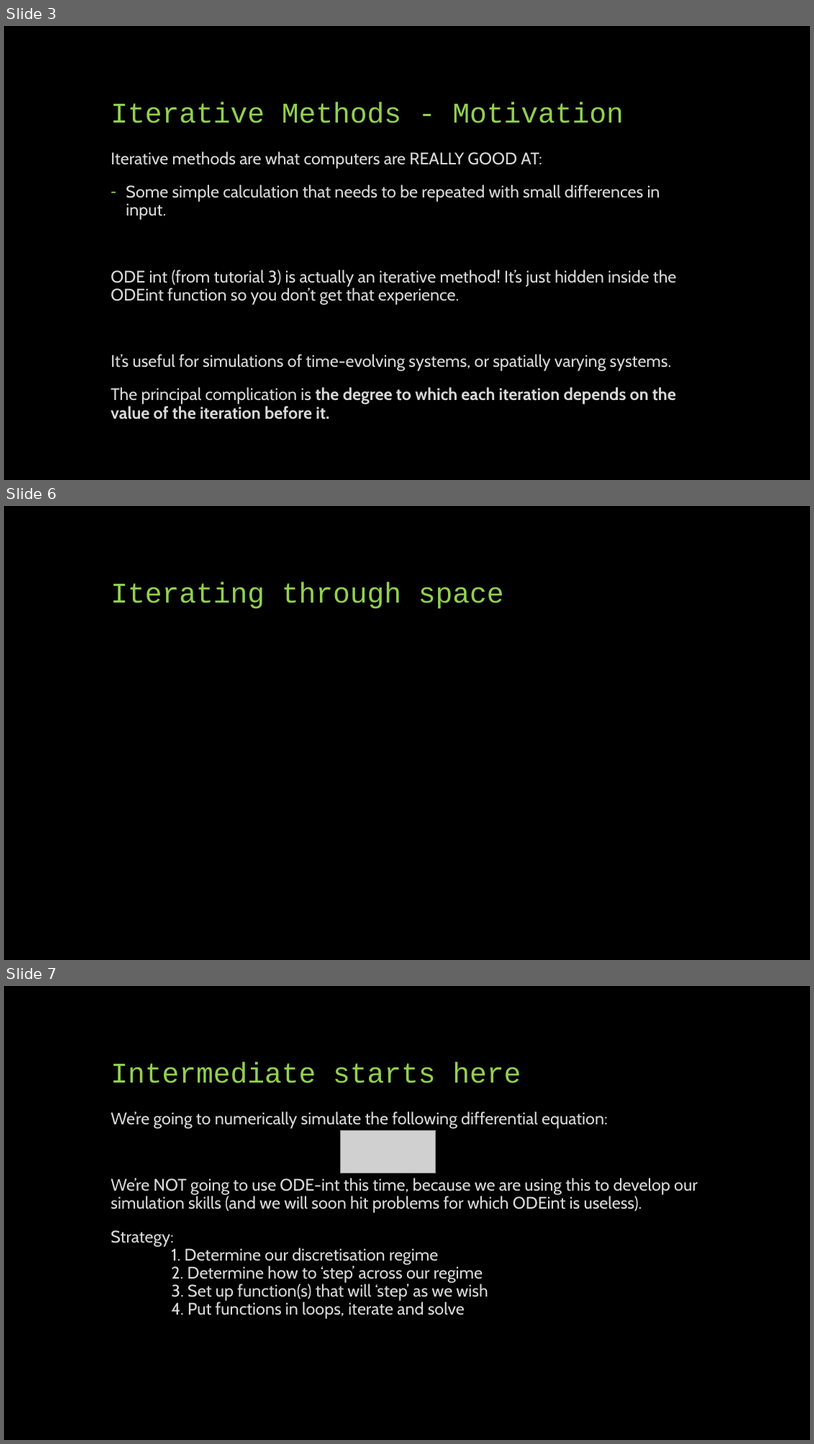
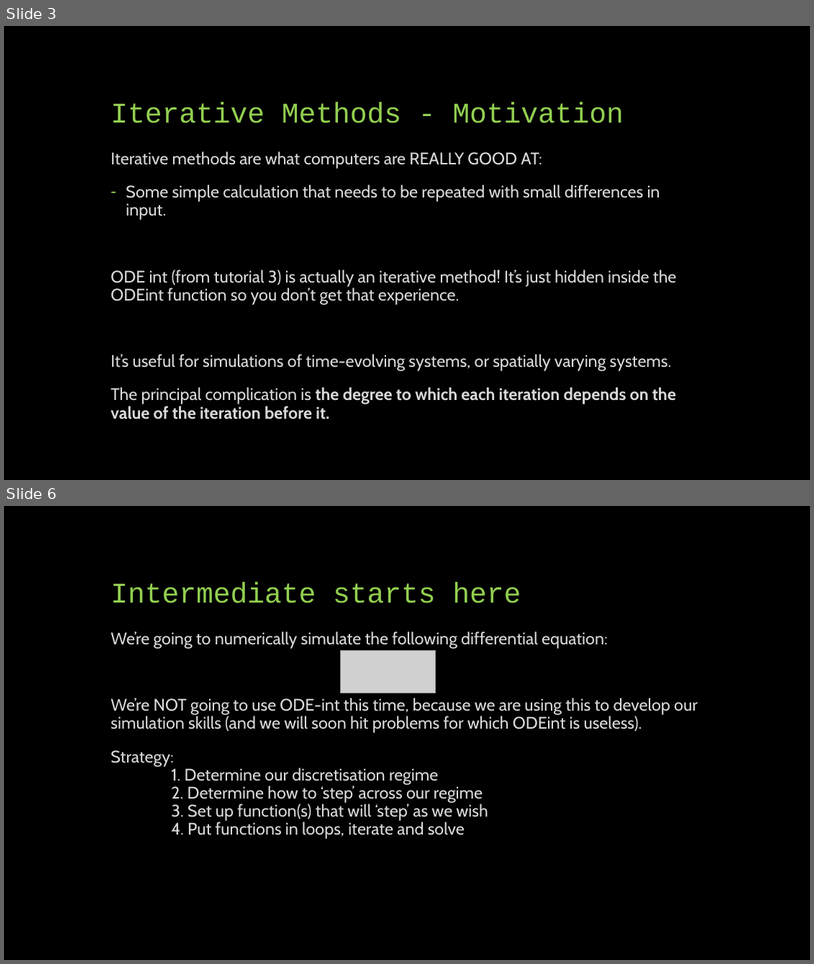
Before and after one commit to phys3112/Tutorials-2020, a slide deck: Tutorial 5 Iterative Methods/Tutorial 5 Presentation.pptx. Shown one above the other, each under a label of ours: slides 3, 6 and 7 before the commit, slides 3 and 6 after it; the slides between them are not shown. The pictures are 814x1444 and 814x964 pixels, drawn with LibreOffice and Linux fonts; fonts in the diff are those of the drawing; grey boxes stand for pictures. Boxes give left, top, right and bottom in pixels: in the first picture for what was removed or moved away, otherwise in the second. Text is boxed around its words. In the diff, an @@ line names an element or a change of style, - is before the commit and + after.

```diff
--- a/Tutorial 5 Iterative Methods/Tutorial 5 Presentation.pptx
+++ b/Tutorial 5 Iterative Methods/Tutorial 5 Presentation.pptx
@@ slide 6 removed at box(4, 506, 810, 960), background #000000 @@
@@ title removed at box(111, 582, 504, 609) @@
-Iterating through space
@@ what was slide 7 is now slide 6 @@
```
Also in this commit, not shown: 2 slides changed.
